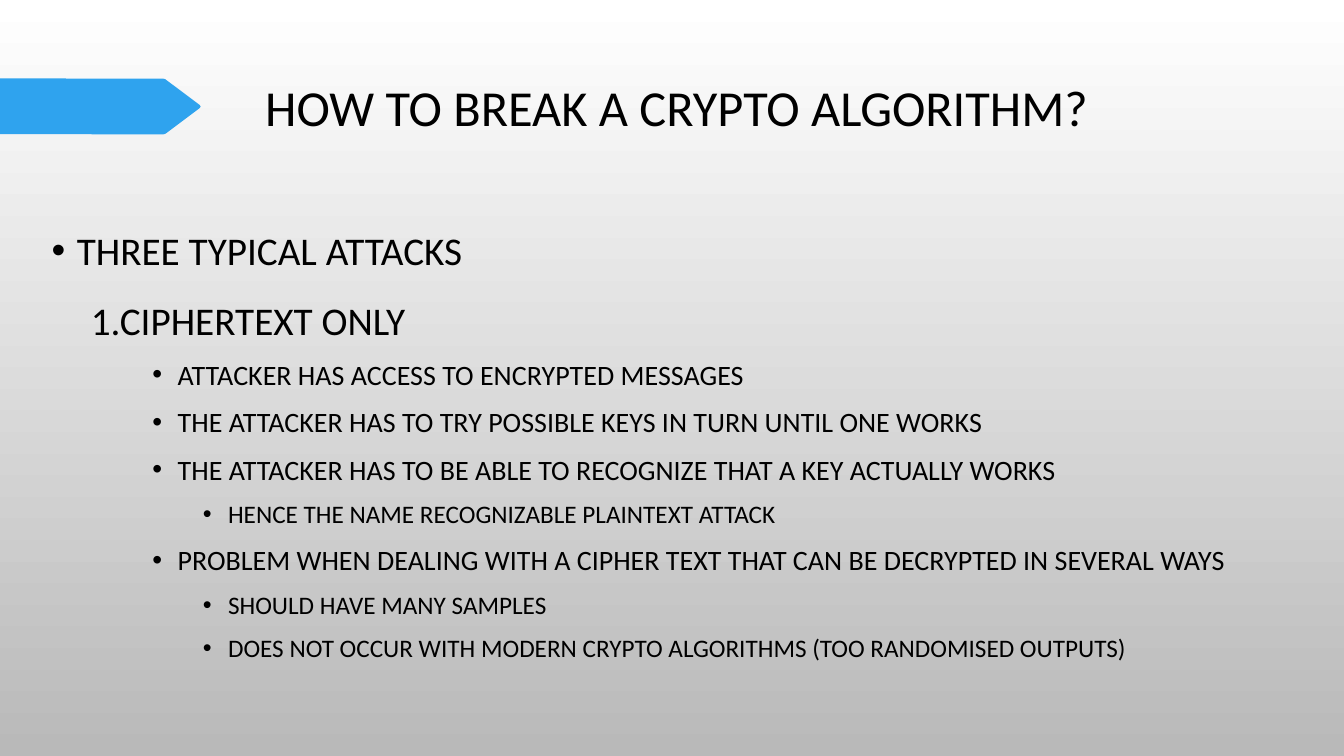
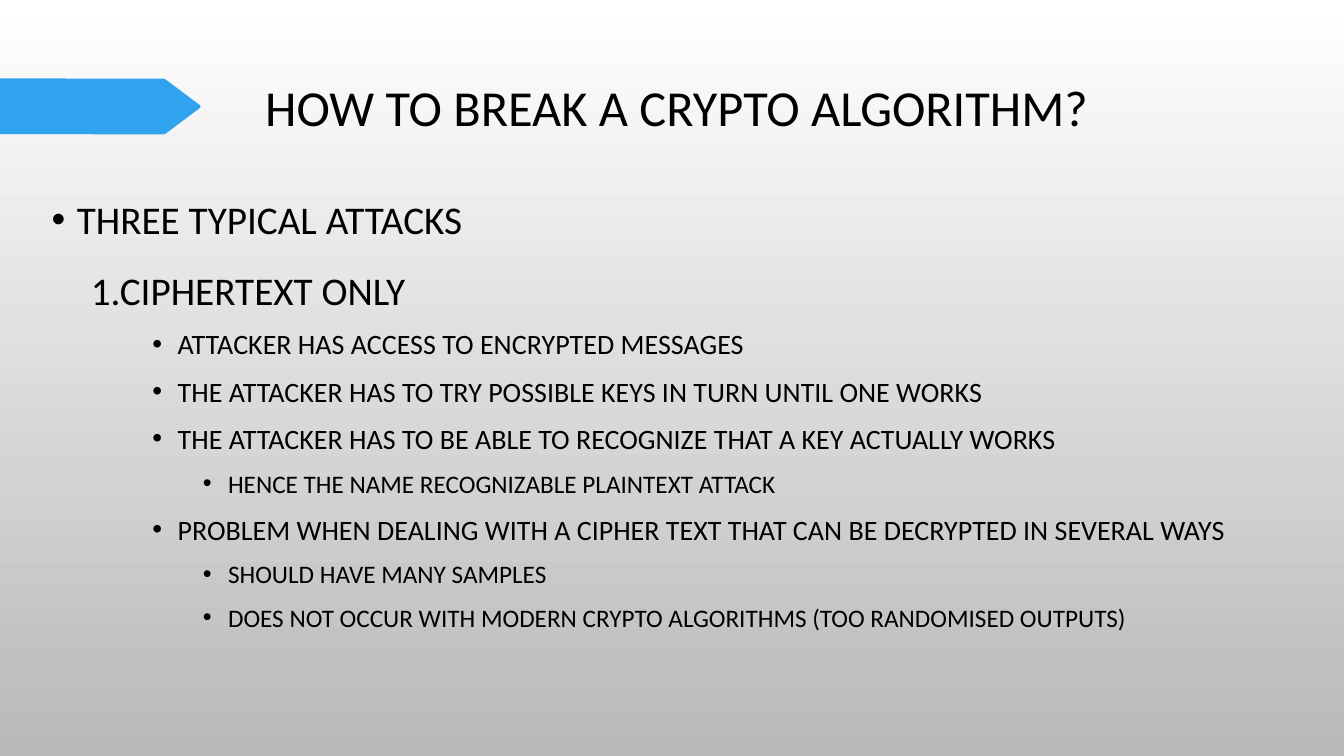
Before and after one commit to Rokari-19/the-level-of-shege, a slide deck: slide 20 of 300lv notes /cyb303/CYB 303 lect 1.pptx. Drawn at 1344x756 pixels with LibreOffice and Linux fonts; fonts in the diff are those of the drawing; background and template pictures are left out. Boxes give left, top, right and bottom in pixels: in the first picture for what was removed or moved away, otherwise in the second. Text is boxed around its words. In the diff, an @@ line names an element or a change of style, - is before the commit and + after.

```diff
--- a/300lv notes /cyb303/CYB 303 lect 1.pptx
+++ b/300lv notes /cyb303/CYB 303 lect 1.pptx
@@ text "THREE TYPICAL ATTACKS" moved from (x1=77, y1=239, x2=1224, y2=661) to (x1=77, y1=208, x2=1224, y2=631) @@
```
Also in this commit, not shown: 4 other slides changed, 11 other files.
